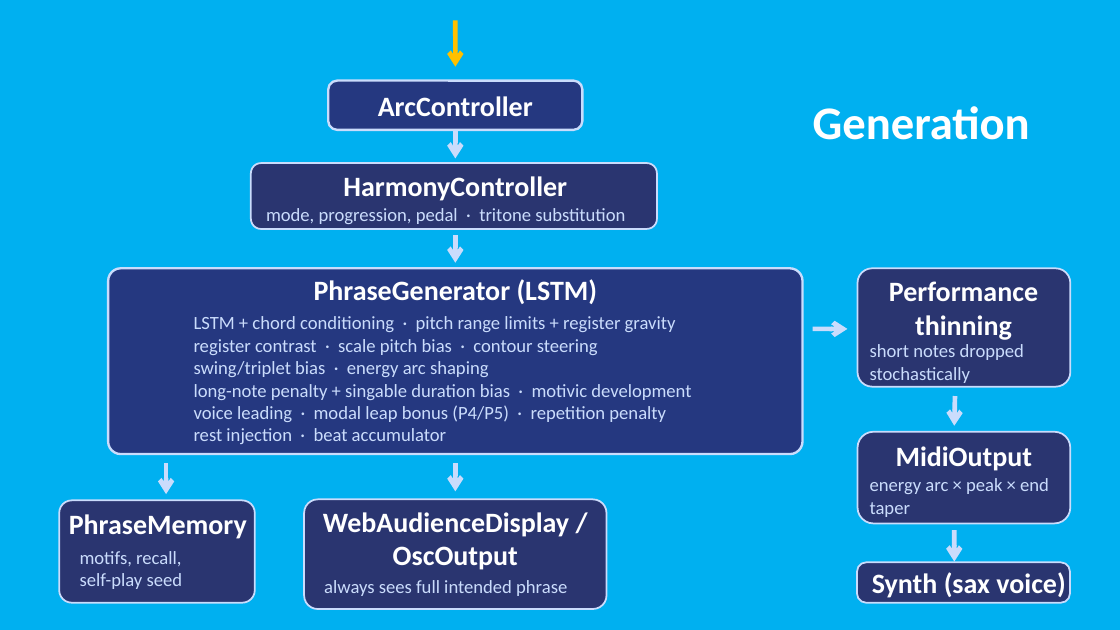
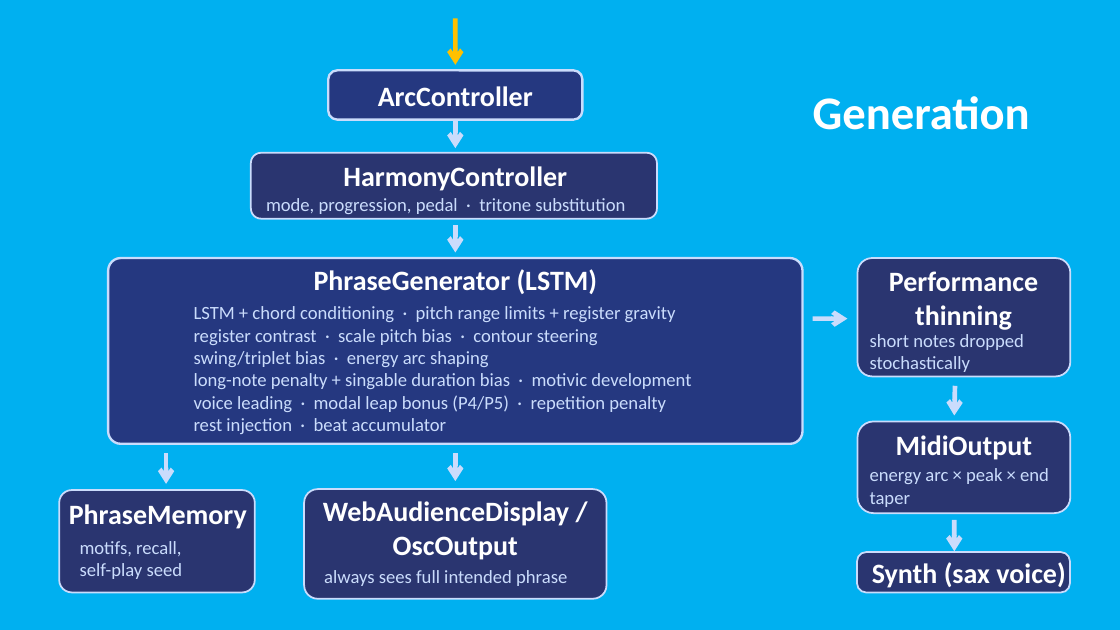
Before and after one commit to davidderoure/wolfson, a slide deck: slide 7 of docs/wolfson.pptx. Drawn at 1120x630 pixels with LibreOffice and Linux fonts; fonts in the diff are those of the drawing. Boxes give left, top, right and bottom in pixels: in the first picture for what was removed or moved away, otherwise in the second. Text is boxed around its words. In the diff, an @@ line names an element or a change of style, - is before the commit and + after.

```diff
--- a/docs/wolfson.pptx
+++ b/docs/wolfson.pptx
@@ 15 texts, 8 rounded rectangles, 7 arrows, 1 line: place and size @@
-15 texts, 8 rounded rectangles, 7 arrows, 1 line at bbox=[59, 81, 1070, 608]
+15 texts, 8 rounded rectangles, 7 arrows, 1 line at bbox=[59, 71, 1070, 598]
```
Also in this commit, not shown: 6 other slides changed, 3 slides added, 1 slide removed, 1 other file.
